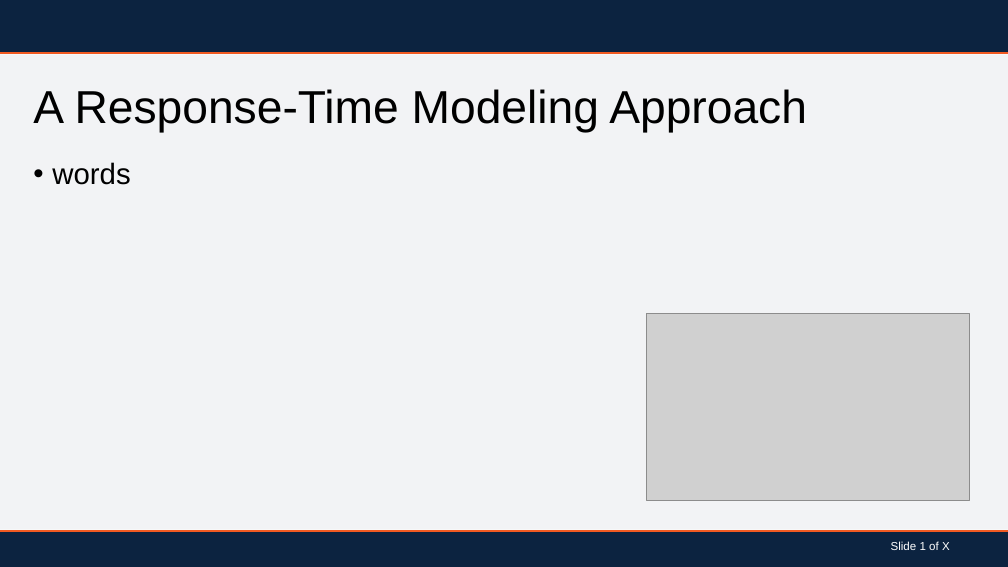
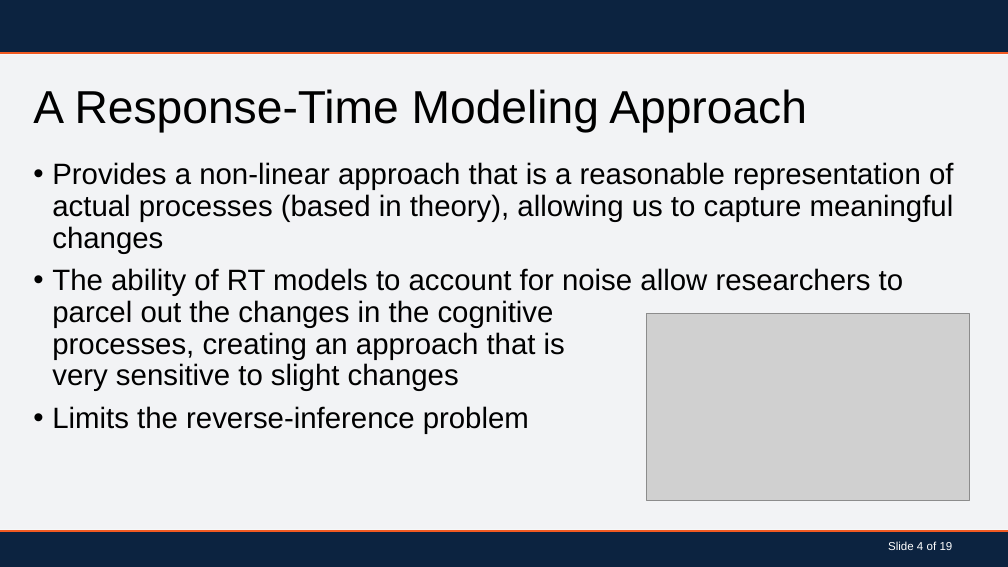
Before and after one commit to BLScheuler/Dissertation, a slide deck: slide 5 of Dissertation_PowerPoint.pptx. Drawn at 1008x567 pixels with LibreOffice and Linux fonts; fonts in the diff are those of the drawing; grey boxes stand for pictures; background and template pictures are left out. Boxes give left, top, right and bottom in pixels: in the first picture for what was removed or moved away, otherwise in the second. Text is boxed around its words. In the diff, an @@ line names an element or a change of style, - is before the commit and + after.

```diff
--- a/Dissertation_PowerPoint.pptx
+++ b/Dissertation_PowerPoint.pptx
@@ text at (x1=52, y1=162, x2=954, y2=434): text changed @@
-• words
+• Provides a non-linear approach that is a reasonable representation of actual processes (based in theory), allowing us to capture meaningful changes
+• The ability of RT models to account for noise allow researchers to parcel out the changes in the cognitive
+  processes, creating an approach that is
+  very sensitive to slight changes
+• Limits the reverse-inference problem
@@ text at (x1=888, y1=541, x2=953, y2=550): text changed @@
-Slide 1 of X
+Slide 4 of 19
```
Also in this commit, not shown: 11 other slides changed, 7 slides added.
